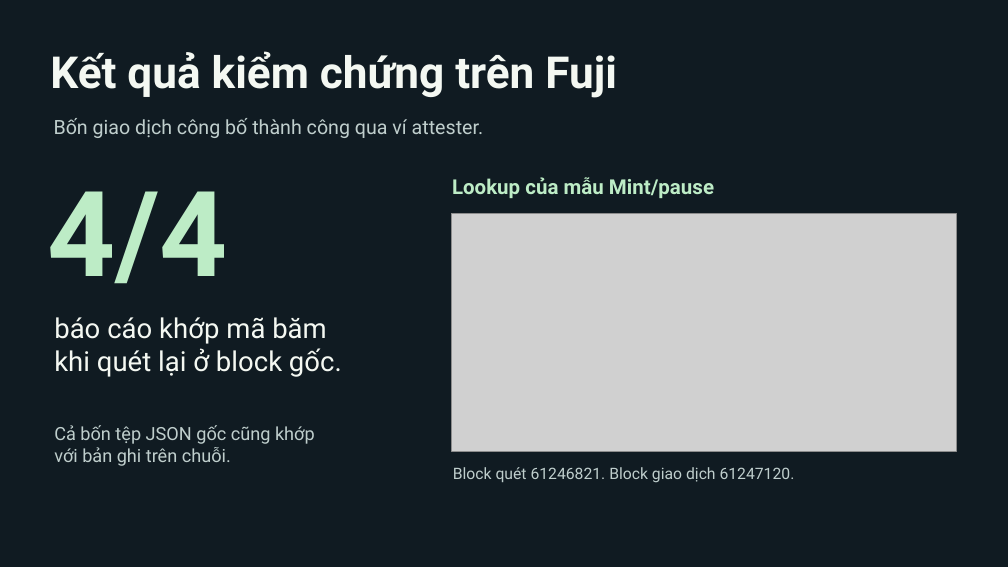
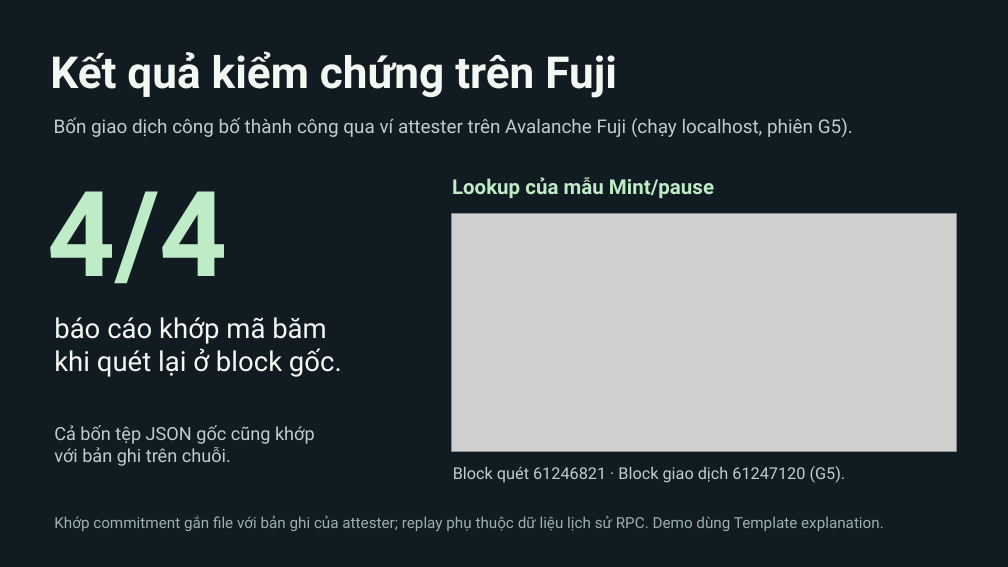
Before and after one commit to ChieNg00/AvaGuard, a slide deck: slide 4 of deliverables/AvaGuard-UniHack-2026-VI.pptx. Drawn at 1008x567 pixels with LibreOffice and Linux fonts; fonts in the diff are those of the drawing; grey boxes stand for pictures. Boxes give left, top, right and bottom in pixels: in the first picture for what was removed or moved away, otherwise in the second. Text is boxed around its words. In the diff, an @@ line names an element or a change of style, - is before the commit and + after.

```diff
--- a/deliverables/AvaGuard-UniHack-2026-VI.pptx
+++ b/deliverables/AvaGuard-UniHack-2026-VI.pptx
@@ text at (54,117,853,137): text changed; size 18.8 to 18 pt @@
-Bốn giao dịch công bố thành công qua ví attester.
+Bốn giao dịch công bố thành công qua ví attester trên Avalanche Fuji (chạy localhost, phiên G5).
@@ text at (453,466,846,483): text changed; size 15 to 15.5 pt @@
-Block quét 61246821. Block giao dịch 61247120.
+Block quét 61246821 · Block giao dịch 61247120 (G5).
@@ text added at (54,515,884,531), 14.5 pt, text #9BB0AC @@
+Khớp commitment gắn file với bản ghi của attester; replay phụ thuộc dữ liệu lịch sử RPC. Demo dùng Template explanation.
```
Also in this commit, not shown: 4 other slides changed, 1 other file.
